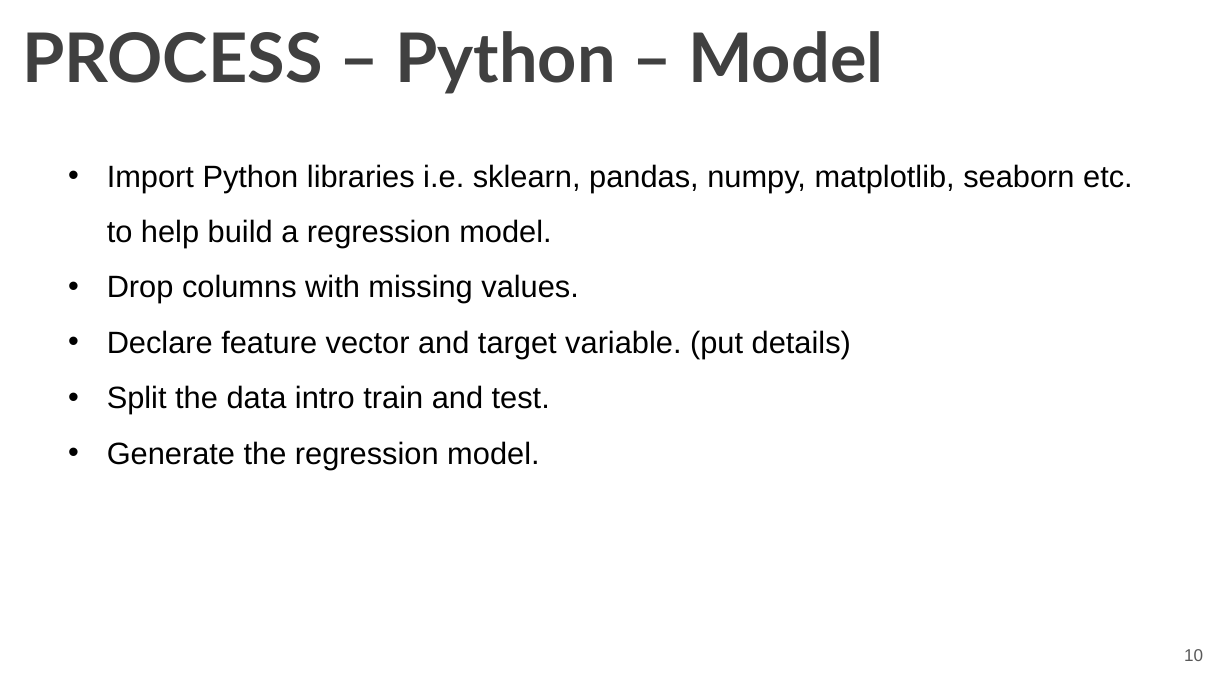
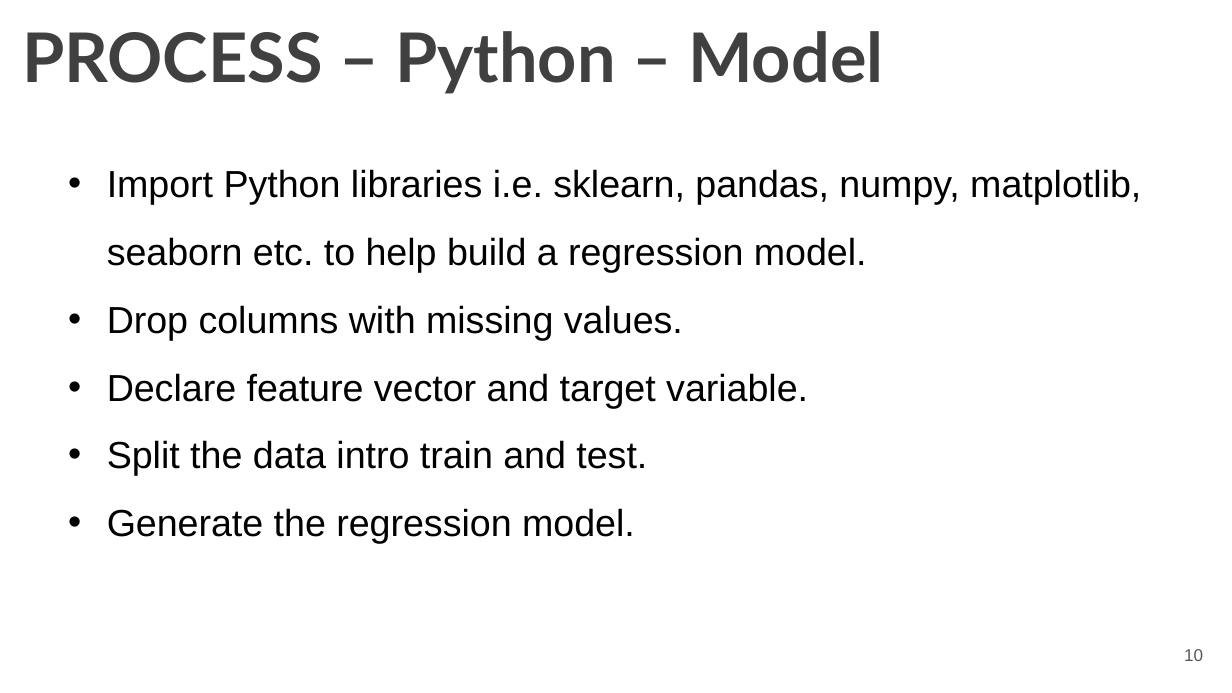
Before and after one commit to idrisadebolaamusa2/Capstone_Project_LHL, a slide deck: slide 10 of docs/presentation/LHL_CapstoneProject - AMUSA Idris Adebola.pptx. Drawn at 1232x693 pixels with LibreOffice and Linux fonts; fonts in the diff are those of the drawing. Boxes give left, top, right and bottom in pixels: in the first picture for what was removed or moved away, otherwise in the second. Text is boxed around its words. In the diff, an @@ line names an element or a change of style, - is before the commit and + after.

```diff
--- a/docs/presentation/LHL_CapstoneProject - AMUSA Idris Adebola.pptx
+++ b/docs/presentation/LHL_CapstoneProject - AMUSA Idris Adebola.pptx
@@ text at (107,169,1141,543): size 18 to 22 pt in "Import Python libraries i.e. sklearn, pandas, numpy, ...", "Drop columns with missing values.", "Split the data intro train and test.", "Generate the regression model." @@
@@ text at (107,373,808,408): text changed; size 18 to 22 pt @@
-• Declare feature vector and target variable. (put details)
+• Declare feature vector and target variable.
```
Also in this commit, not shown: 2 other slides changed.
